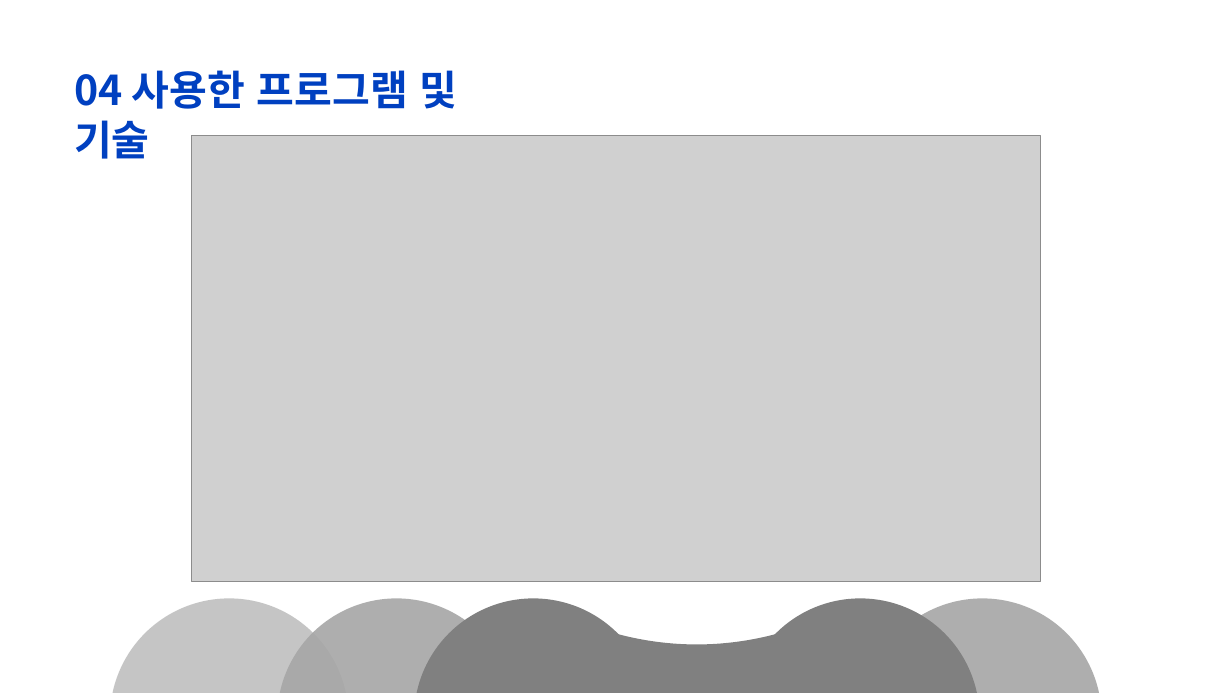
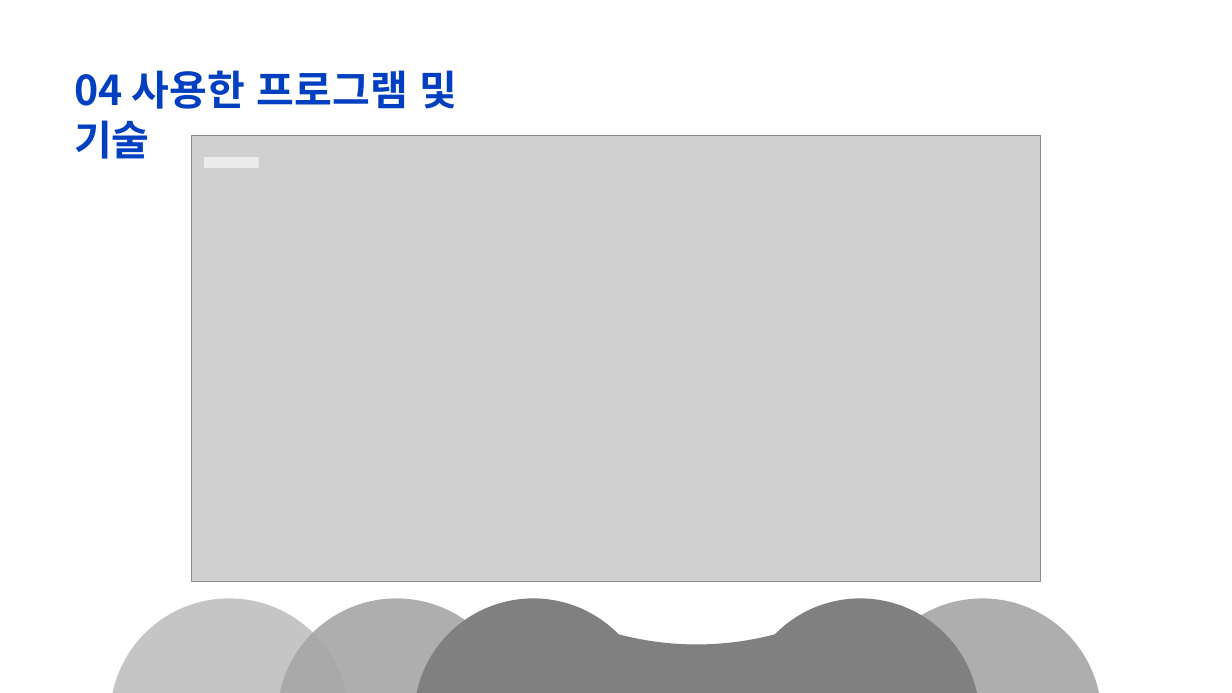
Before and after one commit to jhohoh/Code_Eaters, a slide deck: slide 7 of 원더월 HTML 클론 코딩.pptx. Drawn at 1232x693 pixels with LibreOffice and Linux fonts; fonts in the diff are those of the drawing; grey boxes stand for pictures. Boxes give left, top, right and bottom in pixels: in the first picture for what was removed or moved away, otherwise in the second. Text is boxed around its words. In the diff, an @@ line names an element or a change of style, - is before the commit and + after.

```diff
--- a/원더월 HTML 클론 코딩.pptx
+++ b/원더월 HTML 클론 코딩.pptx
@@ rectangle added at box(204, 157, 259, 168), fill #ECECEC @@
```
Also in this commit, not shown: 7 other slides changed, 1 slide added, 5 other files.
